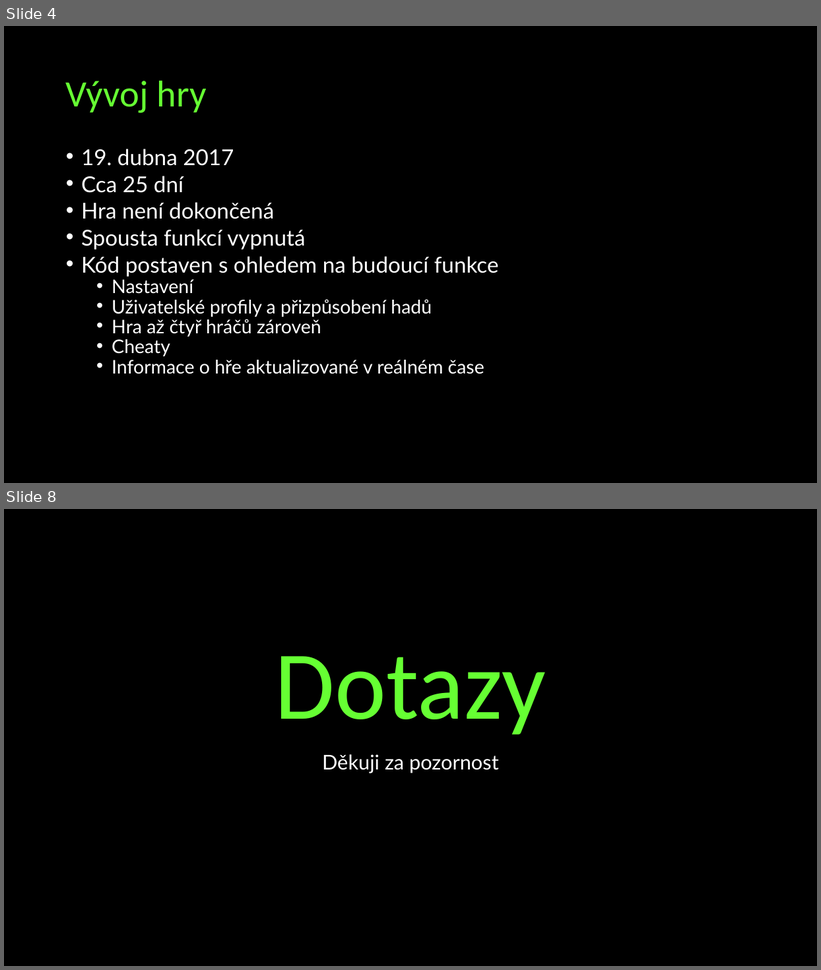
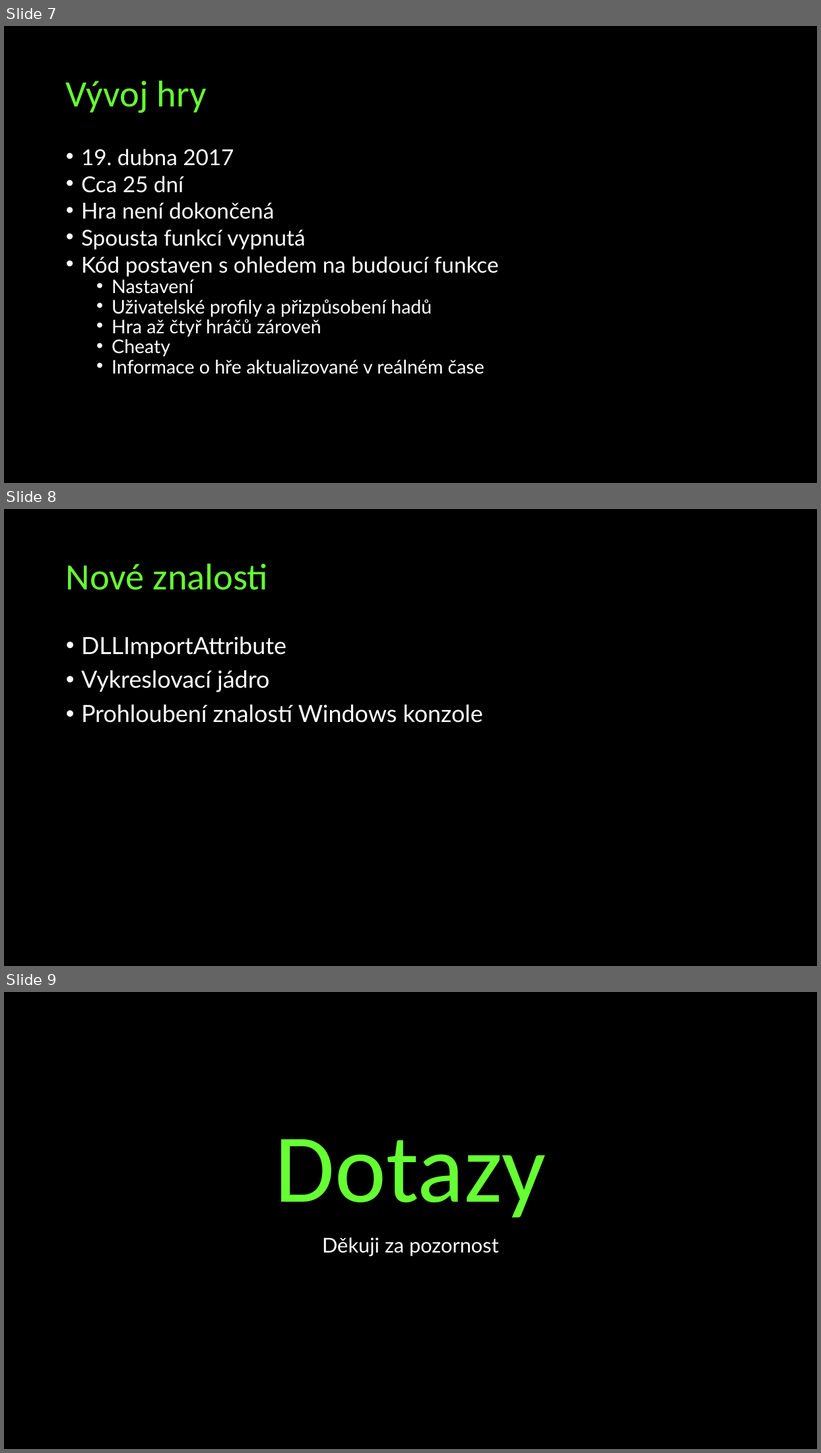
Before and after one commit to bramborman/SnakeTheResurrection, a slide deck: Seminar work/Hra Snake.pptx. Shown one above the other, each under a label of ours: slides 4 and 8 before the commit, slides 7, 8 and 9 after it; the slides between them are not shown. The pictures are 821x970 and 821x1453 pixels, drawn with LibreOffice and Linux fonts; fonts in the diff are those of the drawing. Boxes give left, top, right and bottom in pixels: in the first picture for what was removed or moved away, otherwise in the second. Text is boxed around its words. In the diff, an @@ line names an element or a change of style, - is before the commit and + after.

```diff
--- a/Seminar work/Hra Snake.pptx
+++ b/Seminar work/Hra Snake.pptx
@@ slide 8 added at (4,509,817,966), background #000000 @@
@@ title added at (66,563,269,590), 44 pt, text #66FF33 @@
+Nové znalosti
@@ text added at (81,636,483,723), 28 pt, text #FFFFFF @@
+• DLLImportAttribute
+• Vykreslovací jádro
+• Prohloubení znalostí Windows konzole
@@ what was slide 4 is now slide 7 @@
@@ what was slide 8 is now slide 9 @@
```
Also in this commit, not shown: 1 slide changed, 1 other file.
